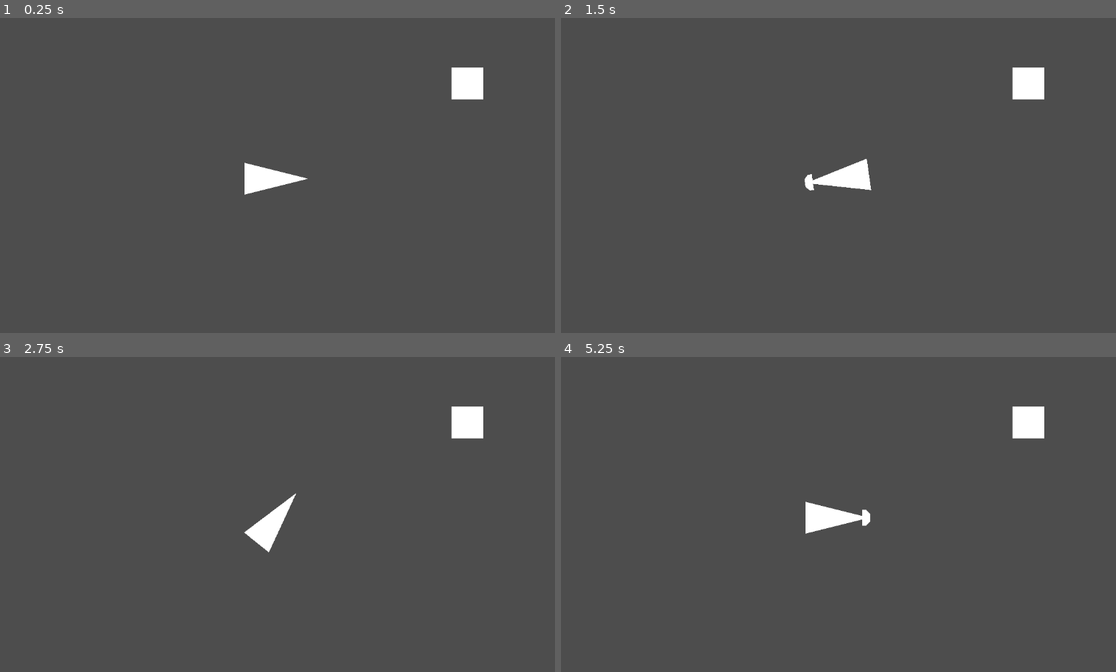
Above: before the commit, frames 1-4 (two rows, left to right).
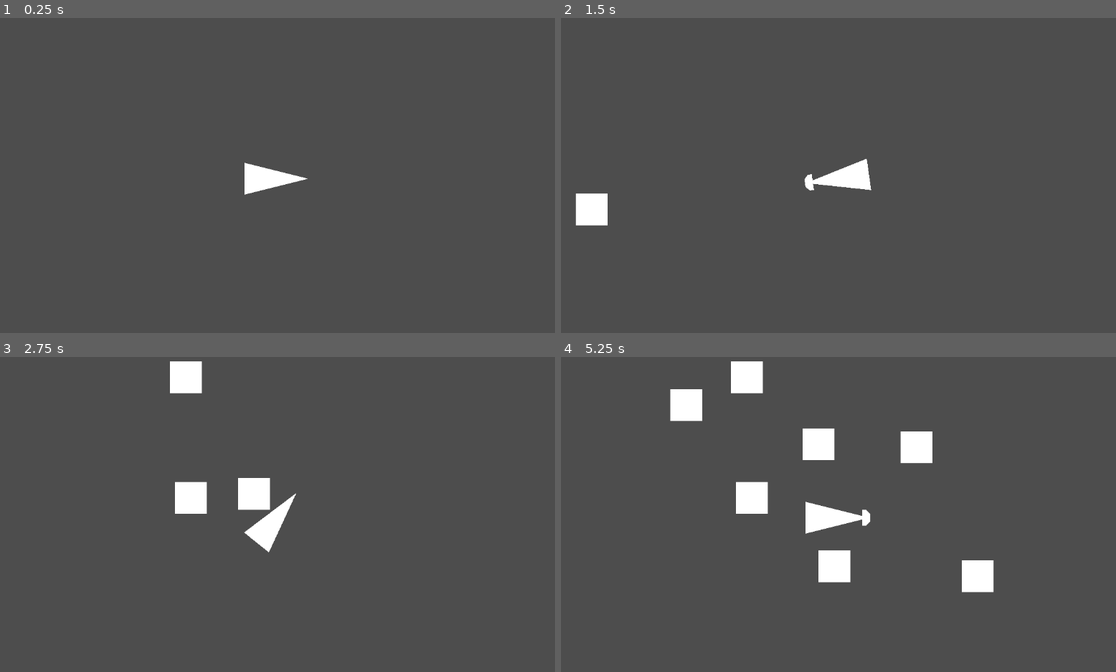
Above: after the commit, the same moments.

Repository: BlurryGames/GodotFundamentals
Game: Godot game, scene res://level.tscn
Same seed, same stepped clock (60 frames per second), same inputs: the game is played once before the commit and once after it.
Inputs (mouse positions are in pixels of both pictures, inside the frame that each line leads up to):
- Up to frame 1 (0.25 s): no input
- Up to frame 2 (1.5 s): tap Enter at 0.5 s; move the mouse to (966, 162) at 0.52 s; click (966, 162) at 0.67 s; move the mouse to (721, 194) at 1.27 s; click (721, 194) at 1.42 s
- Up to frame 3 (2.75 s): move the mouse to (333, 448) at 2.02 s; click (333, 448) at 2.17 s
- Up to frame 4 (5.25 s): move the mouse to (810, 580) at 2.77 s; click (810, 580) at 2.92 s; move the mouse to (1010, 564) at 3.52 s; click (1010, 564) at 3.67 s; move the mouse to (666, 470) at 4.27 s; click (666, 470) at 4.42 s; move the mouse to (866, 517) at 5.02 s; click (866, 517) at 5.17 s

The runs differ from the first frame. In frame 1, 0.6% of the frame differs, in the area x 81-88%, y 15-26%; in frame 2, 1.2%; in frame 3, 2.4%; in frame 4, 4.7%, in the area x 19-88%, y 1-75%.

Commit message:
Section1: Get Started Project / Lesson8: Spawning with Timers

Diff:
--- /dev/null
+++ b/level.gd
@@ -0,0 +1,14 @@
+class_name Level extends Node2D
+
+@export var timer: Timer = null
+
+@export var enemy_scene: PackedScene = null
+
+func _enter_tree() -> void:
+	if is_instance_valid(timer):
+		timer.timeout.connect(_on_timeout)
+
+func _on_timeout() -> void:
+	var enemy: Enemy = enemy_scene.instantiate()
+	add_child(enemy)
+	enemy.set_global_position(Vector2(randf_range(-500.0, 500.0), randf_range(-300.0, 300.0)))
--- a/level.tscn
+++ b/level.tscn
@@ -1,11 +1,16 @@
 [gd_scene format=3 uid="uid://bqh8cspvld4hq"]
 
+[ext_resource type="Script" uid="uid://bqvfkocvufxs1" path="res://level.gd" id="1_oi3di"]
 [ext_resource type="PackedScene" uid="uid://bjytmwpdbx0y3" path="res://player.tscn" id="1_vonw3"]
 [ext_resource type="PackedScene" uid="uid://kopirrd5qm0q" path="res://enemy.tscn" id="2_oi3di"]
 
-[node name="Level" type="Node2D" unique_id=1607024423]
+[node name="Level" type="Node2D" unique_id=1607024423 node_paths=PackedStringArray("timer")]
+script = ExtResource("1_oi3di")
+timer = NodePath("Timer")
+enemy_scene = ExtResource("2_oi3di")
 
 [node name="Player" parent="." unique_id=554543945 instance=ExtResource("1_vonw3")]
 
-[node name="Enemy" parent="." unique_id=1231354714 instance=ExtResource("2_oi3di")]
-position = Vector2(384, -192)
+[node name="Timer" type="Timer" parent="." unique_id=620047745]
+wait_time = 0.5
+autostart = true
Not shown, added: level.gd.uid
